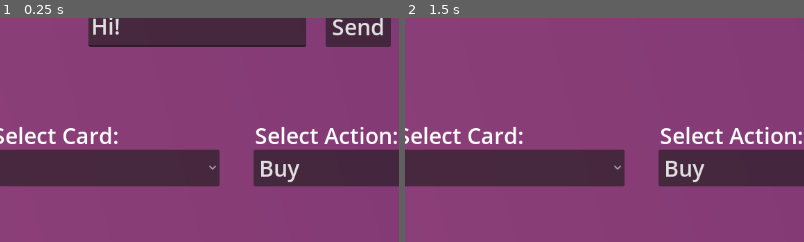
Above: before the commit, frames 1-2 (left to right).
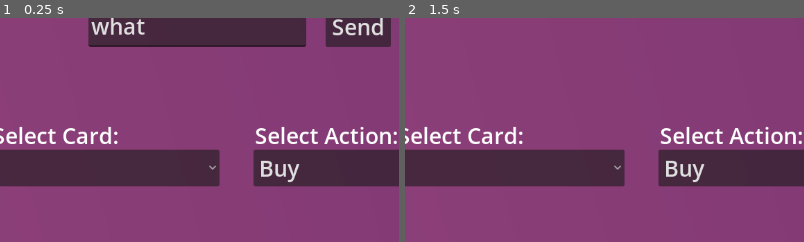
Above: after the commit, the same moments.

Repository: AdminL3/El-Dorado-Assistent
Game: Godot game, scene res://scenes/game.tscn
The game is run twice, just before and just after one commit, with the same random seed, the same clock (stepped at 60 frames per second) and the same inputs.
Inputs:
- Up to frame 1 (0.25 s): no input
- Up to frame 2 (1.5 s): click "Send" at 0.5 s; click "GO!" at 1.25 s
The pictures show only the part of the screen within x 14-64%, y 0-50%; the shares and areas given below are measured in that part.

The runs differ from the first frame. In frame 1, 0.6% of the frame differs, in the area x 22-37%, y 0-8%; in frame 2, nothing differs.

Commit message:
trying to send an rpc to everxone on connecting

Diff:
--- a/scenes/game.tscn
+++ b/scenes/game.tscn
@@ -348,7 +348,8 @@
 offset_right = 601.0
 offset_bottom = 92.0
 theme_override_font_sizes/font_size = 32
-text = "Hi!"
+text = "what"
+placeholder_text = "Name"
 
 [connection signal="pressed" from="Admin/Back Admin" to="." method="back_admin"]
 [connection signal="pressed" from="Admin/Actions/0" to="." method="movetopcardleft" binds= [0]]
--- a/scripts/manager.gd
+++ b/scripts/manager.gd
@@ -77,7 +77,6 @@
 		add_history("Starting dedicated server...")
 		become_host()
 
-
 #functions
 
 
@@ -255,9 +254,12 @@
 
 func _on_peer_connected(id):
 	print("Client connected with ID: %d" % id)
-	rpc_id(id, "broadcast_store", store, vorne, hinten, "Received Store from Server")
+	var action = "Received Store from Server"
+	print(action)
 	# Send the store array to the newly connected client
-	_update_text()
+	rpc_id(id, "broadcast_store", store, vorne, hinten, action)
+
+
 func _on_peer_disconnected(id):
 	print("Client disconnected with ID: %d" % id)
 
@@ -275,28 +277,35 @@
 	add_history("Connecting to server with ")
 	peer.create_client(ip, 8080)
 	multiplayer.multiplayer_peer = peer
-	multiplayer.peer_connected.connect(_on_player_connected)
 	multiplayer.peer_disconnected.connect(_on_player_disconnected)
 	multiplayer.connected_to_server.connect(_on_connected_ok)
 	register_player()
 
 
-func _on_player_connected(id):
-	if id != 1:
-		if connected:
-			add_history("New Player connected with ID " + str(id))
 func _on_player_disconnected(id):
-	add_history("Player Disconnected")
+	add_history(name + " disconnected")
 func _on_connected_ok():
 	add_history("Connected")
 	connected = true
+	rpc("broadcast_entry", my_name)
+
 
 func modify_store(action):
 	rpc("broadcast_store", store, vorne, hinten, action)
 	_update_text()
 
+
+
+
+
+@rpc("any_peer")
+func broadcast_entry(name):
+	add_history(str(name) + "entered tje df")
+
+
 @rpc("any_peer")
 func broadcast_store(updated_store, newvorne, newhinten, action):
+	print(action)
 	store = updated_store
 	hinten = newhinten
 	vorne = newvorne
